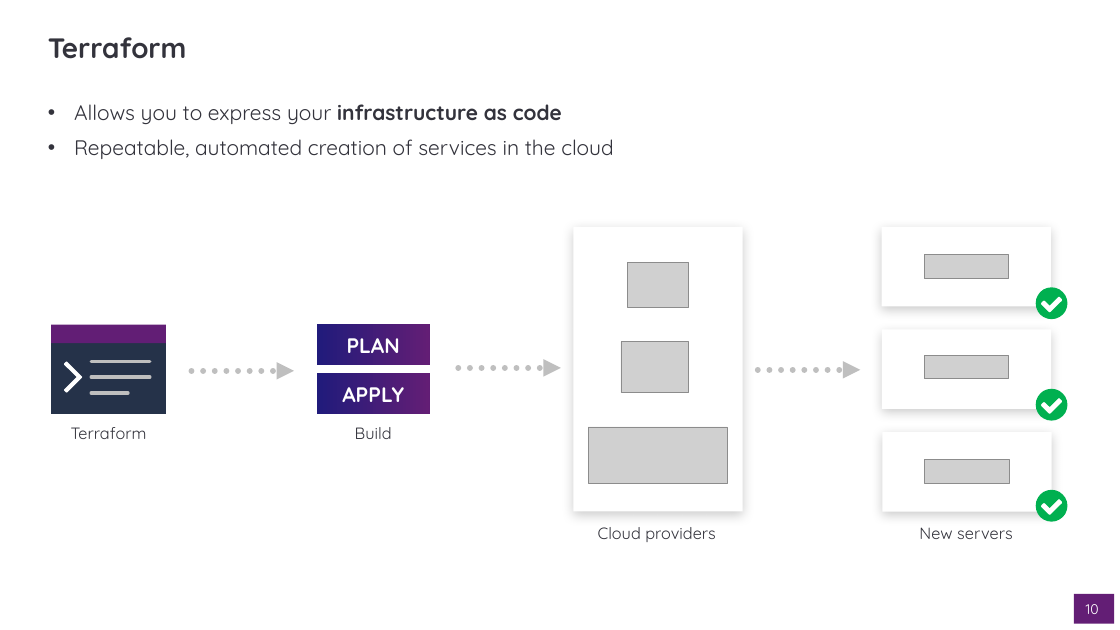
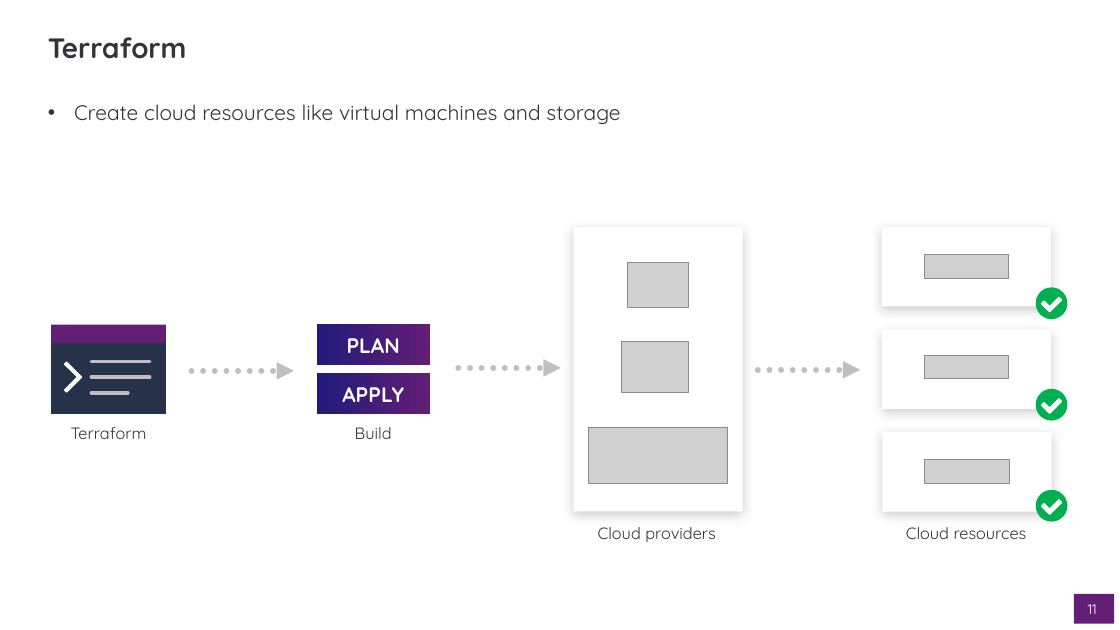
Before and after one commit to dto-btn/reading-material, a slide deck: slide 11 of presentations/dto-all-staff_2019-10-17.pptx (slide 10 before the commit). Drawn at 1120x630 pixels with LibreOffice and Linux fonts; fonts in the diff are those of the drawing; grey boxes stand for pictures; background and template pictures are left out. Boxes give left, top, right and bottom in pixels: in the first picture for what was removed or moved away, otherwise in the second. Text is boxed around its words. In the diff, an @@ line names an element or a change of style, - is before the commit and + after.

```diff
--- a/presentations/dto-all-staff_2019-10-17.pptx
+++ b/presentations/dto-all-staff_2019-10-17.pptx
@@ text at bbox=[74, 104, 620, 124]: text changed @@
-• Allows you to express your infrastructure as code
-• Repeatable, automated creation of services in the cloud
+• Create cloud resources like virtual machines and storage
@@ text at bbox=[906, 527, 1027, 539]: text changed @@
-New servers
+Cloud resources
@@ page number at bbox=[1088, 604, 1097, 614]: text changed @@
-10
+11
```
Also in this commit, not shown: 4 other slides changed, 1 slide added.
